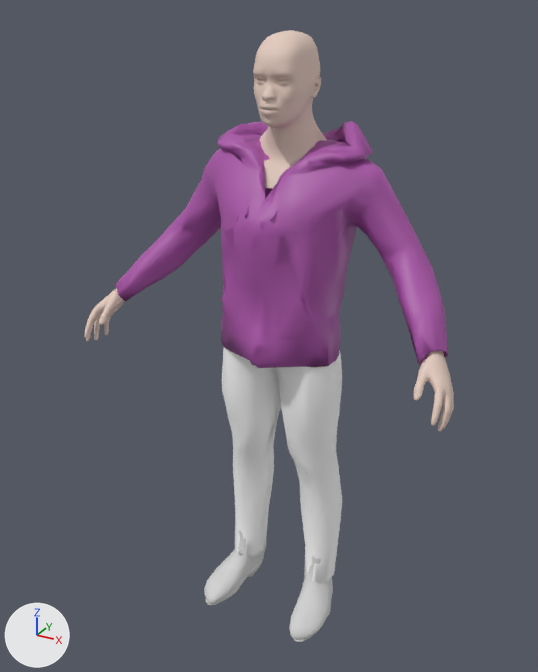
An edit to the glTF model assets/people/mh/kojo.dress-warm.lod.glb, drawn before and after from the same camera.
The view is the same before and after, from a 50 mm camera at (0.942, -1.417, 1.436) aimed at (-0.038, 0.364, 0.546). Lighting does not change. The marker at lower left points along +X, +Y and +Z. The first picture is the older version. Vertices at exactly the same position are counted once.

Objects in the first picture: 'body', 'clothes:elvs_hooded_sweat_jacket1', 'clothes:punkduck_male_classic_jeans', 'clothes:toigo_ankle_boots_male', 'head'.
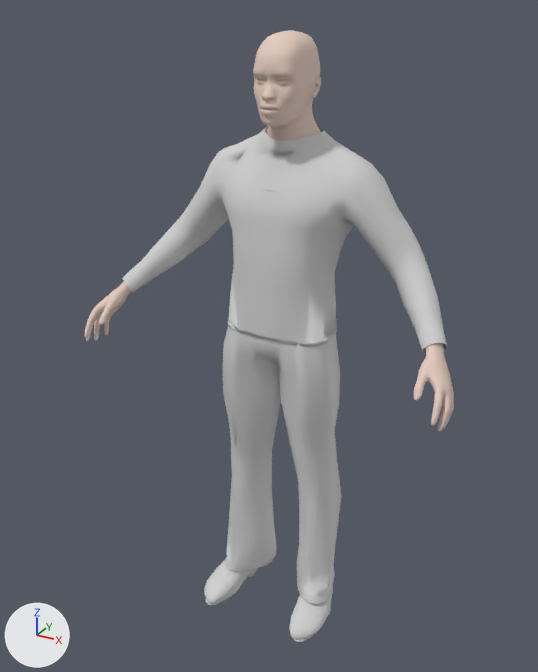
The newer file is also turned or shifted as a whole; pictures and numbers use the older file's frame.

Changed parts and their boxes (x1, y1, x2, y2) in the pictures (538 x 672 px):
'clothes:elvs_hooded_sweat_jacket1', deleted
    before: (115, 121, 448, 368)
'clothes:toigo_fisherman_sweater', added
    after: (122, 126, 447, 354)
'clothes:elvs_male_trouser', added
    after: (223, 327, 342, 604)
'clothes:punkduck_male_classic_jeans', deleted
    before: (222, 347, 342, 583)
part 1 of me_head, built on (mostly hidden afterwards)
    before: (259, 129, 327, 189)
    after: (311, 129, 319, 136)

The change, as a diff of the scene's bpy script:
```diff
--- a/assets/people/mh/kojo.dress-warm.lod.glb.py
+++ b/assets/people/mh/kojo.dress-warm.lod.glb.py
@@ mat_clothes_toigo_fisherman_sweater @@
+mat_clothes_toigo_fisherman_sweater = principled_material('clothes:toigo_fisherman_sweater')
+mat_clothes_toigo_fisherman_sweater.base_color = (0.64, 0.64, 0.64)  # light grey #d1d1d1
+mat_clothes_toigo_fisherman_sweater.roughness = 0.804
@@ mat_clothes_elvs_male_trouser @@
+mat_clothes_elvs_male_trouser = principled_material('clothes:elvs_male_trouser')
+mat_clothes_elvs_male_trouser.base_color = (0.64, 0.64, 0.64)  # light grey #d1d1d1
@@ me_head @@
 # used by ob_head; location = (0.0, 0.0, 0.0)
-me_head.from_pydata(...)  # 2524 vertices, 4993 faces; spans x -0.185..0.169, y 0.277..0.502, z 0.995..1.385
+me_head.from_pydata(...)  # 2403 vertices, 4768 faces; spans x -0.093..0.104, y 0.277..0.495, z 1.078..1.385
+# me_head part 1
+# 128 vertices are removed from x -0.185..0.169, y 0.314..0.502, z 0.995..1.112
+# 245 faces are deleted
+# 1 vertex moves from x 0.087, y 0.45, z 1.11 to x 0.093, y 0.453, z 1.118
+# 7 vertices are added at x -0.093..0.104, y 0.416..0.487, z 1.1..1.121
+# 20 new faces join them
+# other edits to the shape of me_head do not show in these pictures
 me_head.materials.append(mat_mh_skin_head)
@@ me_clothes_toigo_fisherman_sweater @@
+me_clothes_toigo_fisherman_sweater.from_pydata(...)  # 665 vertices, 1248 faces; spans x -0.512..0.512, y -0.122..0.158, z -1.458..-0.892
+me_clothes_toigo_fisherman_sweater.materials.append(mat_clothes_toigo_fisherman_sweater)  # light grey #d1d1d1
@@ me_clothes_elvs_male_trouser @@
+me_clothes_elvs_male_trouser.from_pydata(...)  # 564 vertices, 1061 faces; spans x -0.192..0.204, y -0.106..0.136, z -2.393..-1.349
+me_clothes_elvs_male_trouser.materials.append(mat_clothes_elvs_male_trouser)  # light grey #d1d1d1
@@ ob_clothes_elvs_hooded_sweat_jacket1 @@
-ob_clothes_elvs_hooded_sweat_jacket1 = bpy.data.objects.new('clothes:elvs_hooded_sweat_jacket1', me_clothes_elvs_hooded_sweat_jacket1)
-ob_clothes_elvs_hooded_sweat_jacket1.location = (0.0, 0.0, 0.0)
@@ ob_clothes_punkduck_male_classic_jeans @@
-ob_clothes_punkduck_male_classic_jeans = bpy.data.objects.new('clothes:punkduck_male_classic_jeans', me_clothes_punkduck_male_classic_jeans)
-ob_clothes_punkduck_male_classic_jeans.location = (0.0, 0.0, 0.0)
@@ ob_clothes_toigo_fisherman_sweater @@
+ob_clothes_toigo_fisherman_sweater = bpy.data.objects.new('clothes:toigo_fisherman_sweater', me_clothes_toigo_fisherman_sweater)
+ob_clothes_toigo_fisherman_sweater.location = (0.0, 0.375, 2.033)
@@ ob_clothes_elvs_male_trouser @@
+ob_clothes_elvs_male_trouser = bpy.data.objects.new('clothes:elvs_male_trouser', me_clothes_elvs_male_trouser)
+ob_clothes_elvs_male_trouser.location = (0.0, 0.375, 2.033)
```
